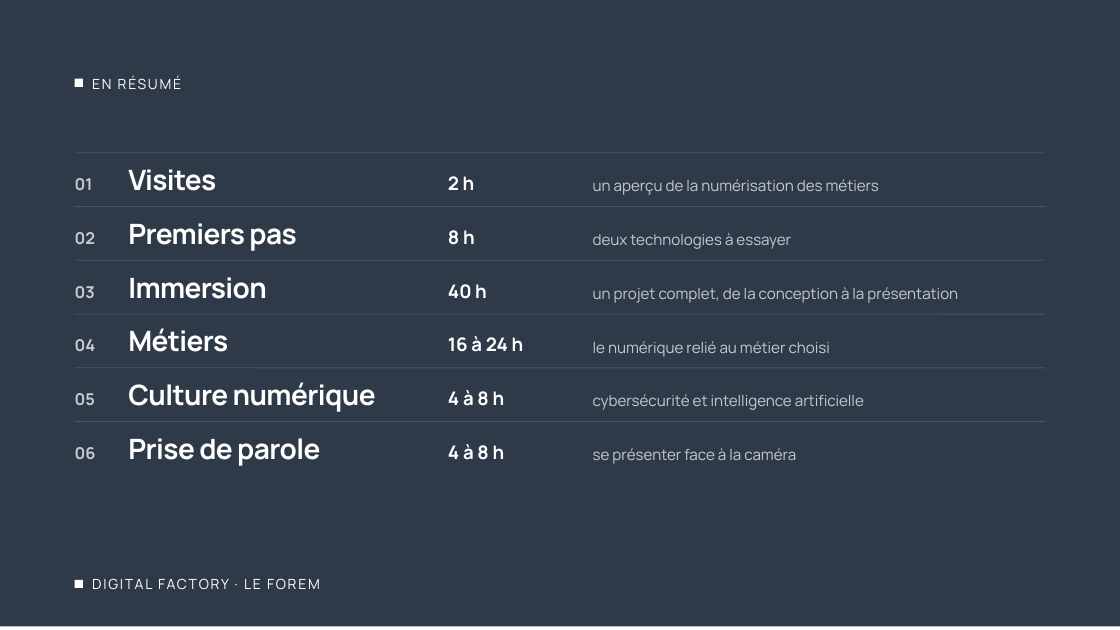
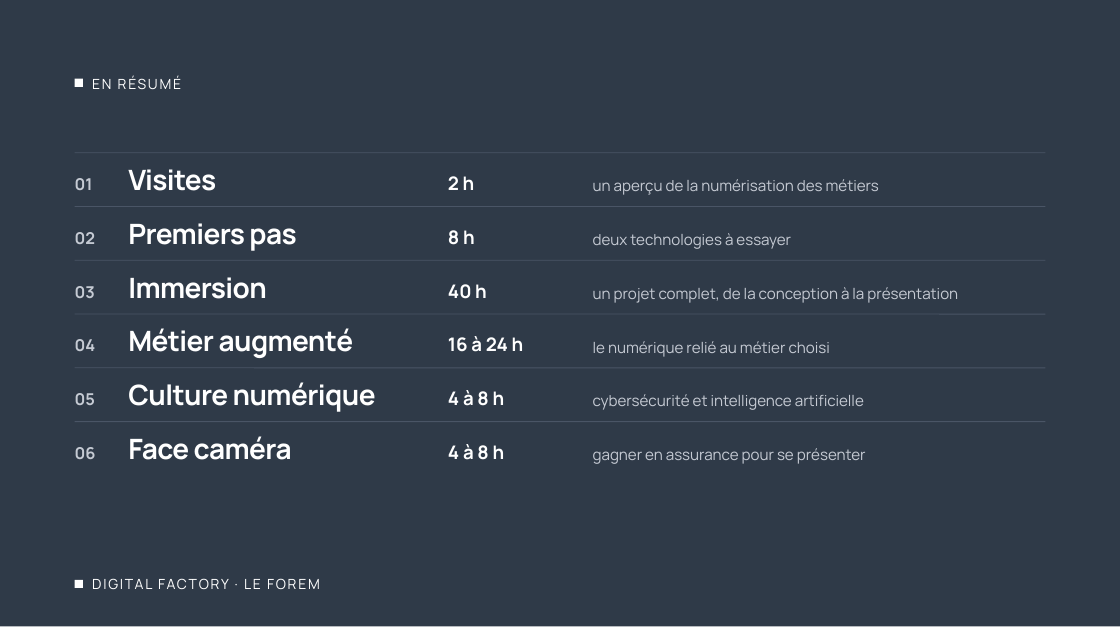
Before and after one commit to DigitalFactory-lab/Catalogue-DigitalFactory, a slide deck: slide 10 of Types-ateliers-Digital-Factory.pptx. Drawn at 1120x630 pixels with LibreOffice and Linux fonts; fonts in the diff are those of the drawing. Boxes give left, top, right and bottom in pixels: in the first picture for what was removed or moved away, otherwise in the second. Text is boxed around its words. In the diff, an @@ line names an element or a change of style, - is before the commit and + after.

```diff
--- a/Types-ateliers-Digital-Factory.pptx
+++ b/Types-ateliers-Digital-Factory.pptx
@@ text at (128,328,354,358): text changed @@
-Métiers
+Métier augmenté
@@ text at (128,436,292,460): text changed @@
-Prise de parole
+Face caméra
@@ text at (593,448,866,464): text changed @@
-se présenter face à la caméra
+gagner en assurance pour se présenter
```
Also in this commit, not shown: 5 other slides changed, 11 other files.
